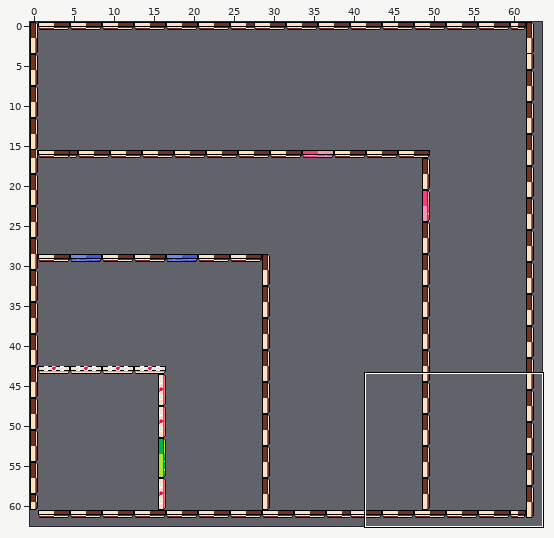
Tiled map, stored at assets/art/Levels/reuben_level.tmx. Above: a wide view before the commit, with the close-up outlined.
Close-up. Old version:
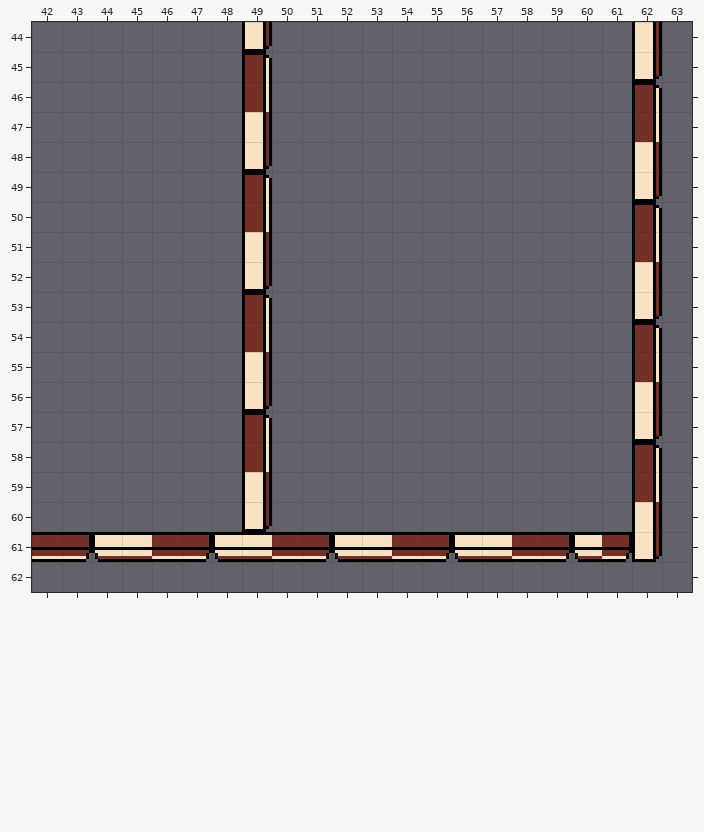
Cells are 10x10 px. Shown: x 42..63, y 44..62. The commit also changed other parts of the map, which this record leaves out.
After the commit:
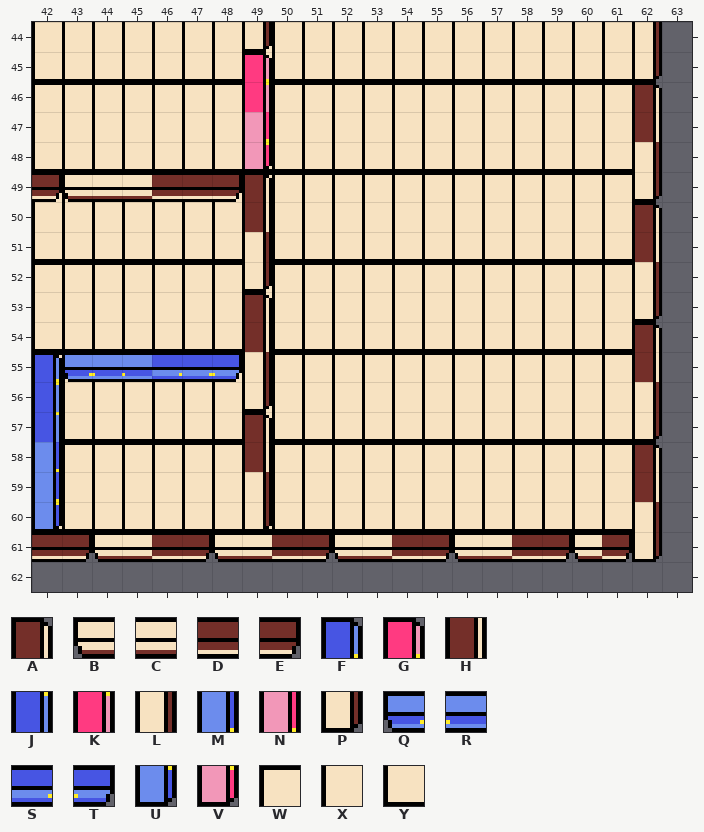
Key: from "TileSet": A 0, B 1, C 2, D 3, E 4, F 8, G 9, H 10, J 18, K 19, L 20, M 28, N 29, P 30, Q 31, R 32, S 33, T 34, U 38, V 39, W 61, X 71, Y 81.
_ is an empty cell.
Tiles of an added or newly shown layer are drawn over the layers below it.
The exact change:
Layer "Ground" (now shown):
There is now tile W in row 46 at x 42 to 48 and 50 to 61; in row 49 at x 42 to 43 and 48 to 61; in row 52 at x 42 to 61; in row 55 at x 42 to 43, 48 and 50 to 61; in row 58 at x 43 to 48 and 50 to 61.
There is now tile X in row 44 at x 42 to 61; in row 47 at x 42 to 48 and 50 to 61; in row 50 at x 42 to 48 and 50 to 61; in row 53 at x 42 to 61; in row 56 at x 43 to 61; in row 59 at x 43 to 48 and 50 to 61.
There is now tile Y in row 45 at x 42 to 61; in row 48 at x 42 to 61; in row 51 at x 42 to 48 and 50 to 61; in row 54 at x 42 to 48 and 50 to 61; in row 57 at x 43 to 61; in row 60 at x 42 to 61.
Layer "Walls":
There is now tile B in row 49 at x 43.
There is now tile C in row 49 at x 44 to 45.
There is now tile D in row 49 at x 46 to 47.
There is now tile E in row 49 at x 42 and 48.
Tile A is removed in row 45 at x 49.
Tile H is removed in row 46 at x 49.
Tile L is removed in row 47 at x 49.
Tile P is removed in row 48 at x 49.
Layer "BlueDoor":
There is now tile F in row 55 at x 42.
There is now tile J in rows 56 to 57 at x 42.
There is now tile M in rows 58 to 59 at x 42.
There is now tile Q in row 55 at x 43.
There is now tile R in row 55 at x 44 to 45.
There is now tile S in row 55 at x 46 to 47.
There is now tile T in row 55 at x 48.
There is now tile U in row 60 at x 42.
Layer "PinkDoor":
There is now tile G in row 45 at x 49.
There is now tile K in row 46 at x 49.
There is now tile N in row 47 at x 49.
There is now tile V in row 48 at x 49.
